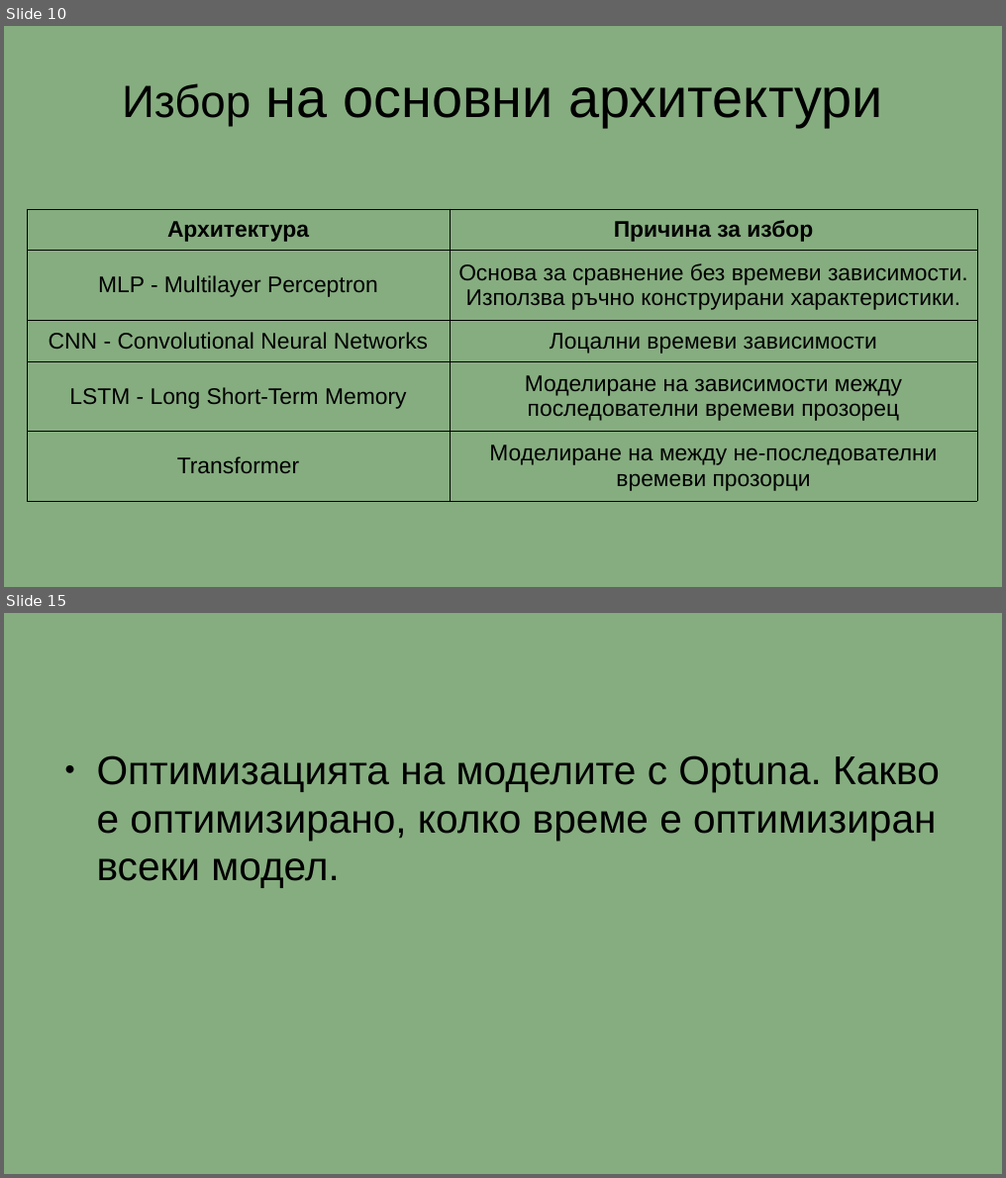
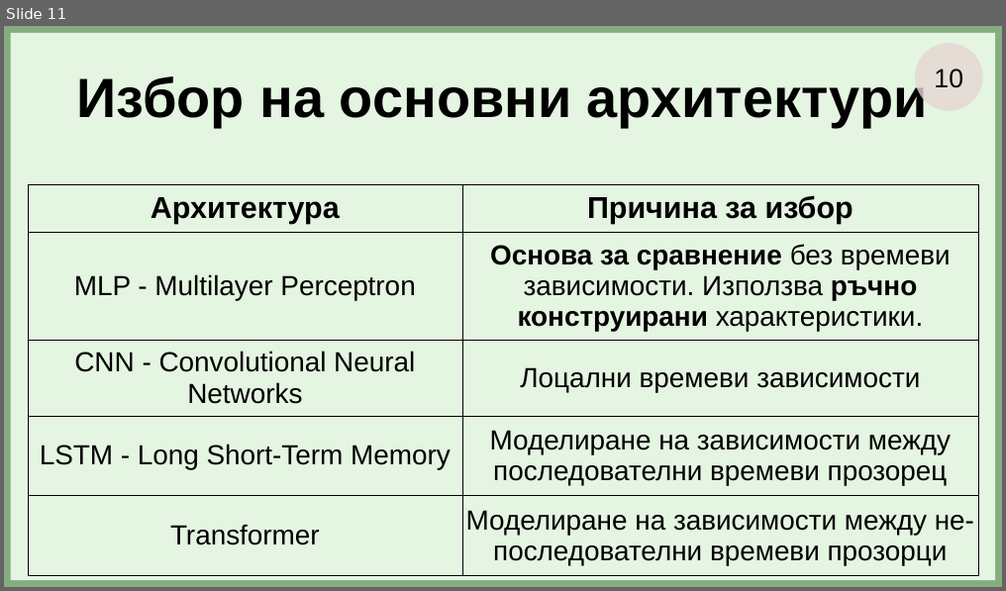
Before and after one commit to GeorgeChaparov/University-Theses, a slide deck: Presentation.odp. Shown one above the other, each under a label of ours: slides 10 and 15 before the commit, slide 11 after it; the slides between them are not shown. The pictures are 1006x1178 and 1006x591 pixels, drawn with LibreOffice and Linux fonts; fonts in the diff are those of the drawing. Boxes give left, top, right and bottom in pixels: in the first picture for what was removed or moved away, otherwise in the second. Text is boxed around its words. In the diff, an @@ line names an element or a change of style, - is before the commit and + after.

```diff
--- a/Presentation.odp
+++ b/Presentation.odp
@@ slide 15 removed at (4, 613, 1002, 1174), background #86AD80 @@
@@ text removed at (97, 756, 940, 888) @@
-● Оптимизацията на моделите с Optuna. Какво е оптимизирано, колко време е оптимизиран всеки модел.
@@ what was slide 10 is now slide 11 @@
@@ slide 11 changed as well @@
@@ rectangle added at (10, 32, 996, 580), fill #E4F5E1 @@
@@ title "Избор на основни архитектури" at (77, 76, 928, 127): size 36 to 44 pt in "Избор"; bold on @@
@@ ellipse added at (915, 43, 983, 111), fill #E6D6D3 at 80% opacity, 21 pt, text #000000 @@
+10
@@ table at (28, 184, 978, 570) @@
-row 5, column 2: Моделиране на между не-последователни времеви прозорци
+row 5, column 2: Моделиране на зависимости между не-последователни времеви прозорци
@@ size 18 to 24 pt in "Архитектура", "Причина за избор" @@
@@ size 18 to 22 pt in "MLP - Multilayer Perceptron", "Основа за сравнение без времеви зависимости. Използва ...", "CNN - Convolutional Neural Networks", "Лоцални времеви зависимости" and 3 more places @@
@@ bold on in "Основа за сравнение ръчно конструирани" @@
@@ table: place and size @@
-table at (27, 209, 977, 501)
+table at (28, 184, 978, 570)
```
Also in this commit, not shown: 8 other slides changed, 16 slides added, 12 other slides removed, 7 other files.
